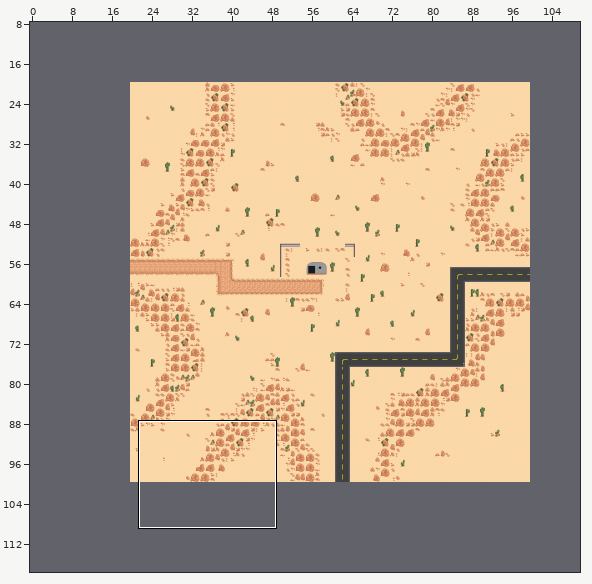
Two versions of a level (Tiled map, scenes/map/arcadeTheBunker.tmx). Above: a wide view before the commit, with the close-up outlined.
Close-up. Before the commit:
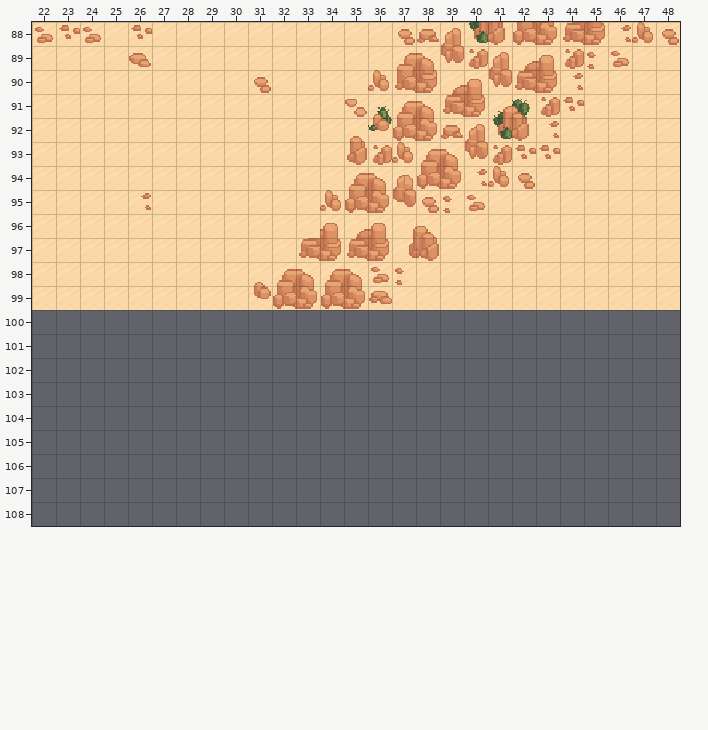
Cells are 16x16 px. Shown: x 22..48, y 88..108. The commit also changed other parts of the map, which this record leaves out. The old version is drawn lined up with the new one.
After:
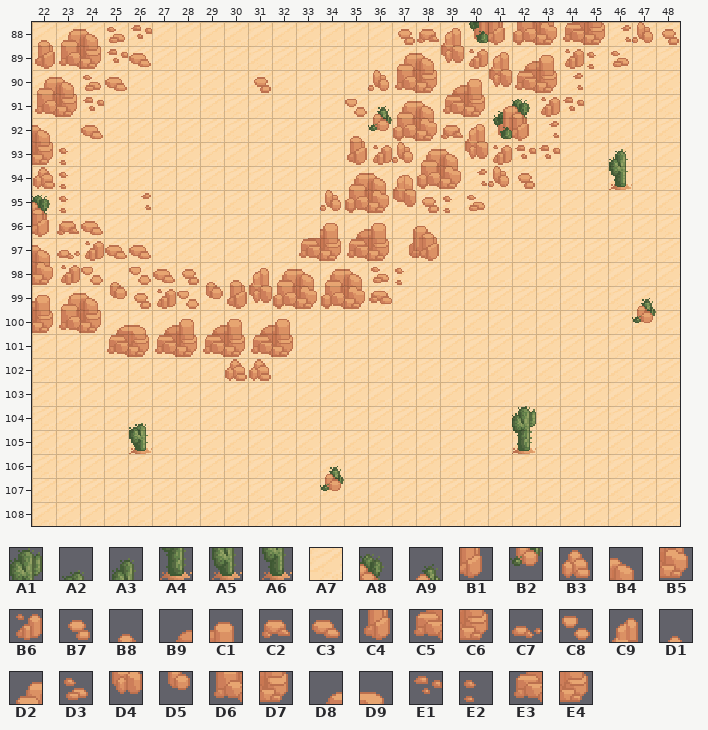
Key: from "tileset": A1 6, A2 7, A3 8, A4 38, A5 39, A6 40, A7 68, A8 71, A9 72, B1 103, B2 104, B3 129, B4 135, B5 167, B6 192, B7 193, B8 195, B9 198, C1 199, C2 224, C3 225, C4 227, C5 230, C6 231, C7 256, C8 257, C9 259, D1 260, D2 262, D3 289, D4 291, D5 292, D6 294, D7 295, D8 326, D9 327, E1 352, E2 353, E3 358, E4 359.
__ is an empty cell.
The edit:
map size 80x80 -> 120x120 cells (old content now starts at 20,20; both pictures use the new coordinates)
Layer "ground":
There is now tile A7 in rows 100 to 108 at x 22 to 48.
Layer "whatever":
There is now tile A1 in row 104 at x 42.
There is now tile A2 in row 104 at x 26.
There is now tile A3 in row 93 at x 46.
There is now tile A4 in row 105 at x 42.
There is now tile A5 in row 105 at x 26.
There is now tile A6 in row 94 at x 46.
There is now tile A8 in row 95 at x 22.
There is now tile A9 in row 99 at x 47; in row 106 at x 34.
There is now tile B1 in row 96 at x 22.
There is now tile B2 in row 100 at x 47; in row 107 at x 34.
There is now tile B3 in row 94 at x 22; in row 102 at x 30 to 31.
The edit turns tile D3 into tile B4 in row 88 at x 24.
There is now tile B4 in row 90 at x 23; in row 92 at x 22; in row 97 at x 22; in row 99 at x 24.
There is now tile B5 in row 98 at x 22.
There is now tile B6 in row 97 at x 24; in row 98 at x 23; in row 99 at x 27.
There is now tile B7 in row 98 at x 28; in row 99 at x 26.
The edit turns tile D3 into tile B8 in row 88 at x 22.
There is now tile B8 in row 98 at x 30.
There is now tile B9 in row 100 at x 27, 29 and 31.
There is now tile C1 in row 99 at x 22; in row 100 at x 28, 30 and 32.
There is now tile C2 in row 96 at x 23.
There is now tile C3 in row 90 at x 25; in row 92 at x 24; in row 96 at x 24; in row 97 at x 25 to 26; in row 98 at x 27.
There is now tile C4 in row 89 at x 22; in row 99 at x 30.
There is now tile C5 in row 101 at x 27, 29 and 31.
There is now tile C6 in row 100 at x 22; in row 101 at x 28, 30 and 32.
There is now tile C7 in row 97 at x 23.
There is now tile C8 in row 98 at x 24 and 26; in row 99 at x 28.
The edit turns tile D1 into tile C9 in row 98 at x 31.
There is now tile D1 in row 98 at x 25 and 29.
The edit turns tile E1 into tile D2 in row 88 at x 23.
There is now tile D2 in row 90 at x 22; in row 99 at x 23.
There is now tile D3 in row 88 at x 25; in row 90 at x 24.
The edit turns tile D5 into tile D4 in row 99 at x 31.
There is now tile D5 in row 99 at x 25 and 29.
There is now tile D6 in row 89 at x 23; in row 91 at x 22; in row 100 at x 23.
There is now tile D7 in row 89 at x 24; in row 91 at x 23; in row 93 at x 22; in row 100 at x 24.
There is now tile D8 in row 100 at x 25.
There is now tile D9 in row 100 at x 26.
There is now tile E1 in row 89 at x 25; in row 91 at x 24.
There is now tile E2 in rows 93 to 95 at x 23.
There is now tile E3 in row 101 at x 25.
There is now tile E4 in row 101 at x 26.
Boxes around the changes in both close-ups, in picture pixels (x1, y1, x2, y2):
changed: (32, 25, 680, 526)
